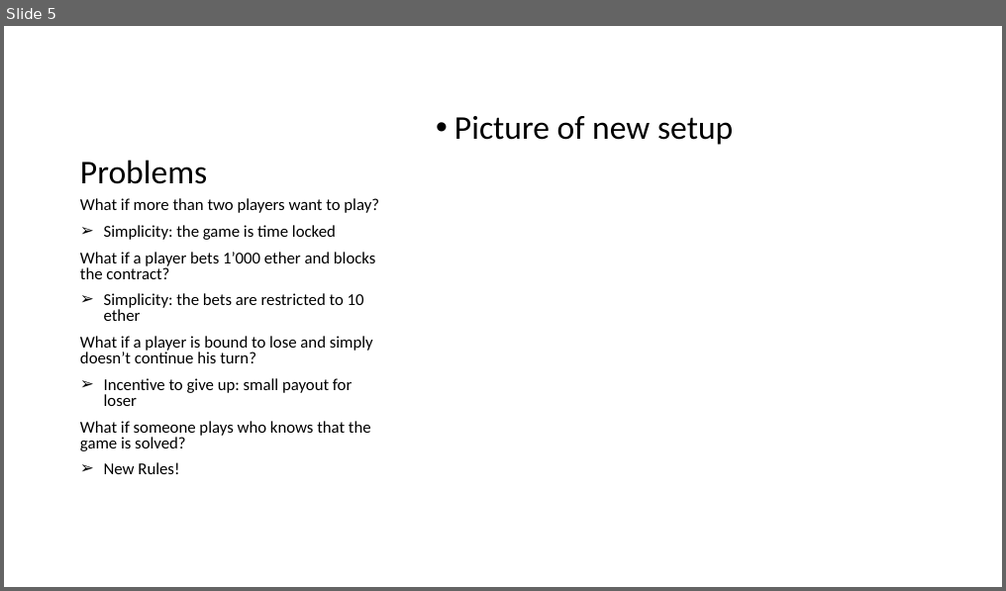
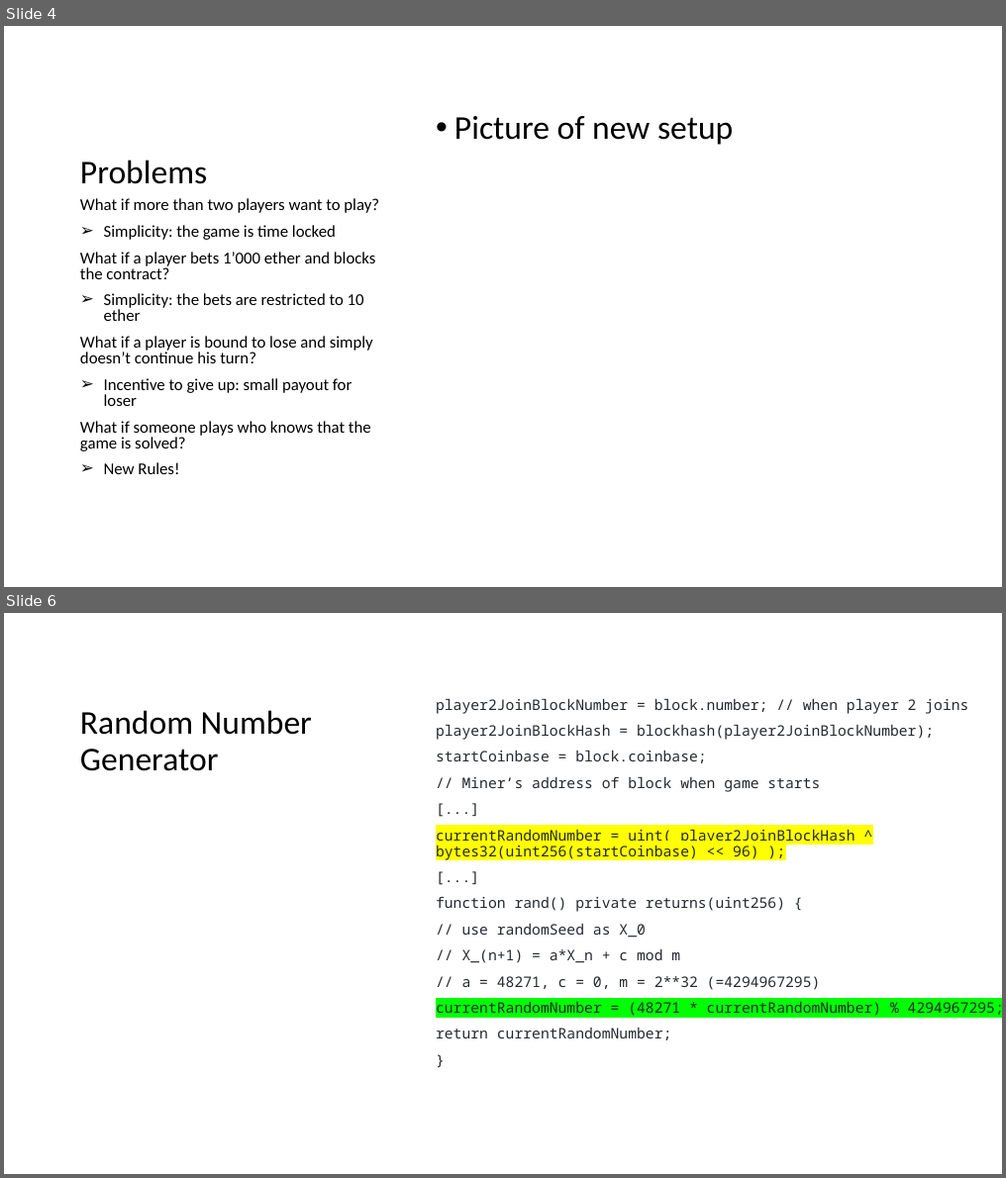
Before and after one commit to matnad/vierGewinntSC, a slide deck: Draft_WIP.pptx. Shown one above the other, each under a label of ours: slide 5 before the commit, slides 4 and 6 after it; the slides between them are not shown. The pictures are 1006x591 and 1006x1178 pixels, drawn with LibreOffice and Linux fonts; fonts in the diff are those of the drawing; grey boxes stand for pictures. Boxes give left, top, right and bottom in pixels: in the first picture for what was removed or moved away, otherwise in the second. Text is boxed around its words. In the diff, an @@ line names an element or a change of style, - is before the commit and + after.

```diff
--- a/Draft_WIP.pptx
+++ b/Draft_WIP.pptx
@@ slide 6 added at bbox=[4, 613, 1002, 1174], background #FFFFFF @@
@@ text added at bbox=[436, 698, 1002, 1041], 14 pt, text #24292E @@
+player2JoinBlockNumber = block.number; // when player 2 joins
+player2JoinBlockHash = blockhash(player2JoinBlockNumber);
+startCoinbase = block.coinbase;
+// Miner’s address of block when game starts
+[...]
+currentRandomNumber = uint( player2JoinBlockHash ^ bytes32(uint256(startCoinbase) << 96) );
+[...]
+function rand() private returns(uint256) {
+// use randomSeed as X_0
+// X_(n+1) = a*X_n + c mod m
+// a = 48271, c = 0, m = 2**32 (=4294967295)
+currentRandomNumber = (48271 * currentRandomNumber) % 4294967295;
+return currentRandomNumber;
+}
@@ title added at bbox=[80, 710, 312, 771], 32 pt, text #000000 @@
+Random Number Generator
@@ what was slide 5 is now slide 4 @@
```
Also in this commit, not shown: 2 slides changed, 1 slide removed.
